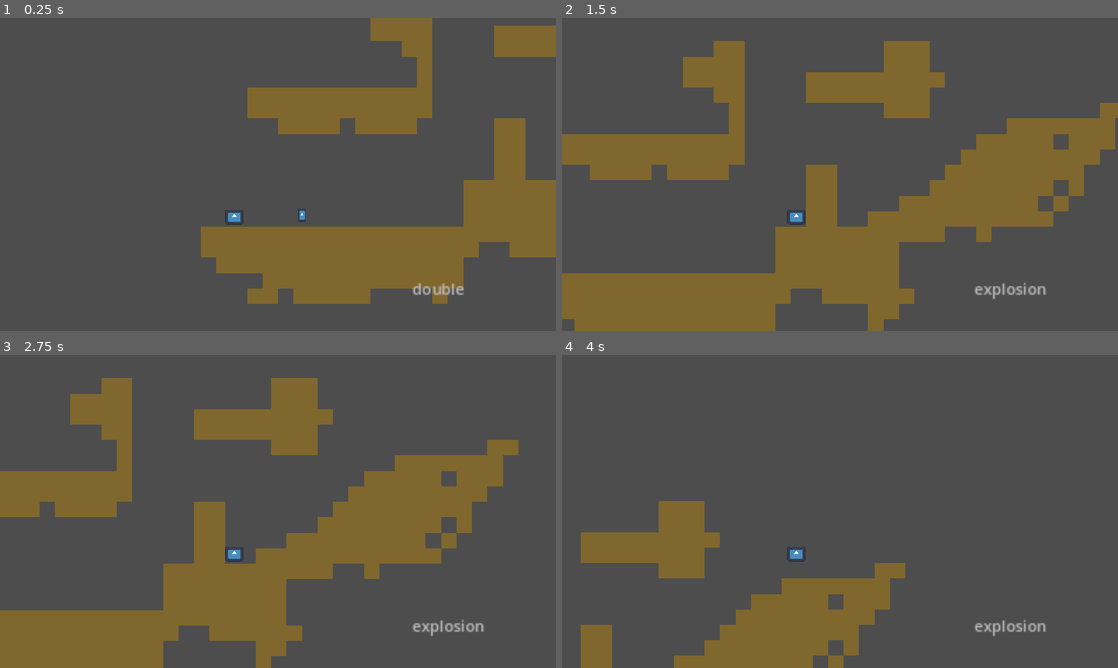
Above: before the commit, frames 1-4 (two rows, left to right).
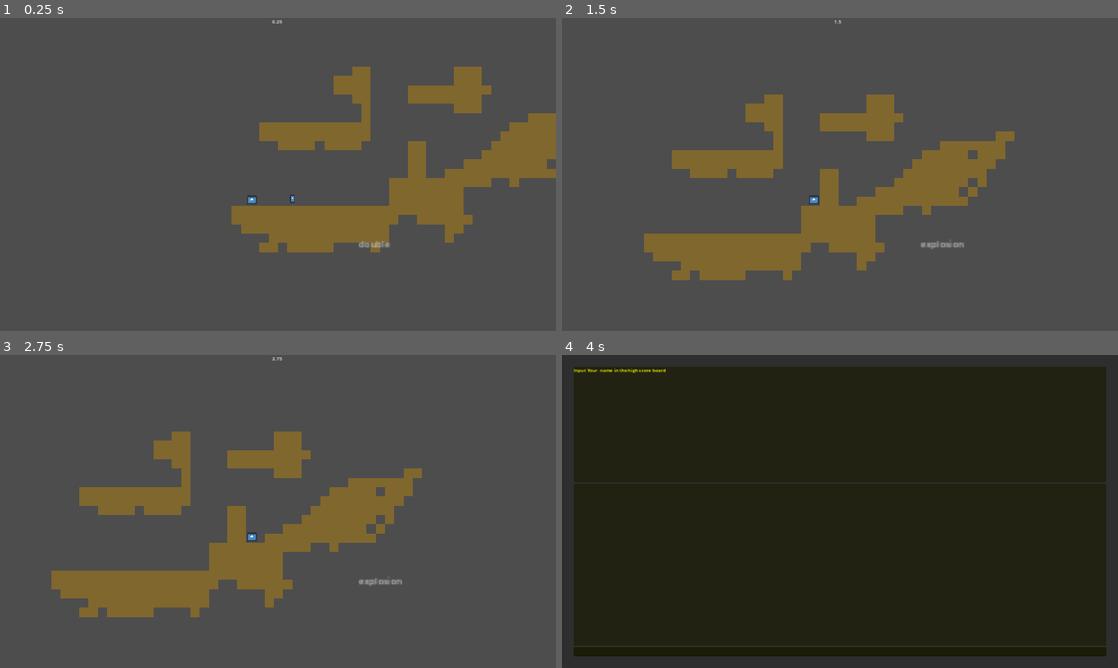
Above: after the commit, the same moments.

Repository: rawardi/MarchSosegamjamKaputt
Game: Godot game, scene res://Scenes/level_1.tscn
Same seed, same stepped clock (60 frames per second), same inputs: the game is played once before the commit and once after it. The engine's default icon, where the game draws it, is replaced by a stand-in: a white triangle on a blue panel in a dark square.
Inputs (mouse positions are in pixels of both pictures, inside the frame that each line leads up to):
- Up to frame 1 (0.25 s): no input
- Up to frame 2 (1.5 s): tap Enter at 0.5 s; move the mouse to (962, 158) at 0.52 s; hold Right (ui_right) from 0.53 s (still down); click (962, 158) at 0.6 s; tap Up (ui_up) at 0.77 s; move the mouse to (728, 190) at 1.27 s; right-click (728, 190) at 1.35 s
- Up to frame 3 (2.75 s): tap Up (ui_up) at 1.52 s; move the mouse to (333, 442) at 2.02 s; release Right (ui_right) at 2.03 s; hold Left (ui_left) from 2.03 s (still down); tap Shift (use_card) at 2.1 s
- Up to frame 4 (4 s): tap Space at 2.75 s; move the mouse to (812, 574) at 2.77 s; release Left (ui_left) at 2.78 s; hold Right (ui_right) from 2.78 s (still down); click (812, 574) at 2.85 s; tap Up (ui_up) at 3.02, 3.77 s; move the mouse to (1006, 558) at 3.52 s; right-click (1006, 558) at 3.6 s

The runs differ from the first frame. In frame 1, 26% of the frame differs, in the area x 36-100%, y 0-92%; in frame 2, 35%; in frame 3, 31%; in frame 4, 100%, in the area x 0-100%, y 0-100%.

Commit message:
Ziel,leaderboard,timer

Diff:
--- a/new-game-project/Player.tscn
+++ b/new-game-project/Player.tscn
@@ -1,7 +1,7 @@
 [gd_scene load_steps=4 format=3 uid="uid://dses5w6sjpe2"]
 
 [ext_resource type="Texture2D" uid="uid://bky5jfk0ynfiw" path="res://icon.svg" id="1_4u5hd"]
-[ext_resource type="Script" path="res://player.gd" id="1_15r4l"]
+[ext_resource type="Script" path="res://Scripts/player.gd" id="1_15r4l"]
 
 [sub_resource type="RectangleShape2D" id="RectangleShape2D_y0j5y"]
 
--- /dev/null
+++ b/new-game-project/Scenes/Leaderboardtest.tscn
@@ -0,0 +1,73 @@
+[gd_scene load_steps=3 format=3 uid="uid://bdr4akk3xwn22"]
+
+[ext_resource type="Script" path="res://Scenes/leaderboardtest.gd" id="1_lx242"]
+
+[sub_resource type="Theme" id="Theme_pc5ar"]
+
+[node name="Node2D" type="Control"]
+layout_mode = 3
+anchors_preset = 15
+anchor_right = 1.0
+anchor_bottom = 1.0
+grow_horizontal = 2
+grow_vertical = 2
+script = ExtResource("1_lx242")
+metadata/_edit_use_anchors_ = true
+
+[node name="PanelContainer" type="PanelContainer" parent="."]
+layout_mode = 1
+anchors_preset = 15
+anchor_right = 1.0
+anchor_bottom = 1.0
+grow_horizontal = 2
+grow_vertical = 2
+metadata/_edit_use_anchors_ = true
+
+[node name="MarginContainer" type="MarginContainer" parent="PanelContainer"]
+modulate = Color(1, 1, 0, 1)
+layout_mode = 2
+theme = SubResource("Theme_pc5ar")
+theme_override_constants/margin_left = 40
+theme_override_constants/margin_top = 40
+theme_override_constants/margin_right = 40
+theme_override_constants/margin_bottom = 40
+
+[node name="VBoxContainer" type="VBoxContainer" parent="PanelContainer/MarginContainer"]
+layout_mode = 2
+alignment = 1
+
+[node name="PanelContainer" type="PanelContainer" parent="PanelContainer/MarginContainer/VBoxContainer"]
+custom_minimum_size = Vector2(400, 400)
+layout_mode = 2
+
+[node name="RichTextLabel" type="RichTextLabel" parent="PanelContainer/MarginContainer/VBoxContainer/PanelContainer"]
+layout_mode = 2
+text = "Input Your  name in the high score board"
+fit_content = true
+
+[node name="Output" type="PanelContainer" parent="PanelContainer/MarginContainer/VBoxContainer"]
+custom_minimum_size = Vector2(0, 30)
+layout_mode = 2
+size_flags_vertical = 3
+
+[node name="VBoxContainer" type="VBoxContainer" parent="PanelContainer/MarginContainer/VBoxContainer/Output"]
+clip_contents = true
+layout_mode = 2
+
+[node name="HBoxContainer" type="HBoxContainer" parent="PanelContainer/MarginContainer/VBoxContainer/Output/VBoxContainer"]
+layout_mode = 2
+size_flags_vertical = 3
+
+[node name="playername" type="Label" parent="PanelContainer/MarginContainer/VBoxContainer/Output/VBoxContainer/HBoxContainer"]
+layout_mode = 2
+
+[node name="Label" type="Label" parent="PanelContainer/MarginContainer/VBoxContainer/Output/VBoxContainer/HBoxContainer"]
+layout_mode = 2
+
+[node name="Input" type="PanelContainer" parent="PanelContainer/MarginContainer/VBoxContainer"]
+layout_mode = 2
+
+[node name="LineEdit" type="LineEdit" parent="PanelContainer/MarginContainer/VBoxContainer/Input"]
+layout_mode = 2
+
+[connection signal="text_submitted" from="PanelContainer/MarginContainer/VBoxContainer/Input/LineEdit" to="." method="_on_line_edit_text_submitted"]
--- /dev/null
+++ b/new-game-project/Scenes/Timer.tscn
@@ -0,0 +1,16 @@
+[gd_scene load_steps=2 format=3 uid="uid://cauonef4dchjo"]
+
+[ext_resource type="Script" path="res://Scenes/timer.gd" id="1_0tdgk"]
+
+[node name="CanvasLayer" type="CanvasLayer"]
+script = ExtResource("1_0tdgk")
+
+[node name="Label" type="Label" parent="."]
+anchors_preset = 5
+anchor_left = 0.5
+anchor_right = 0.5
+offset_left = -20.0
+offset_right = 20.0
+offset_bottom = 23.0
+grow_horizontal = 2
+text = "0.00"
--- /dev/null
+++ b/new-game-project/Scenes/Ziel.tscn
@@ -0,0 +1,14 @@
+[gd_scene load_steps=3 format=3 uid="uid://bwy6ct3ui8xc8"]
+
+[ext_resource type="Script" path="res://Scripts/ziel.gd" id="1_x6p2q"]
+
+[sub_resource type="CircleShape2D" id="CircleShape2D_pw22r"]
+radius = 13.0384
+
+[node name="Area2D" type="Area2D"]
+script = ExtResource("1_x6p2q")
+
+[node name="CollisionShape2D" type="CollisionShape2D" parent="."]
+shape = SubResource("CircleShape2D_pw22r")
+
+[connection signal="body_entered" from="." to="." method="_on_body_entered"]
--- a/new-game-project/Scenes/cards.tscn
+++ b/new-game-project/Scenes/cards.tscn
@@ -1,6 +1,6 @@
 [gd_scene load_steps=5 format=3 uid="uid://unfi7dw26ruy"]
 
-[ext_resource type="Script" path="res://cards.gd" id="1_0o4is"]
+[ext_resource type="Script" path="res://Scripts/cards.gd" id="1_0o4is"]
 [ext_resource type="Texture2D" uid="uid://bky5jfk0ynfiw" path="res://icon.svg" id="1_f54xn"]
 
 [sub_resource type="RectangleShape2D" id="RectangleShape2D_1vdyt"]
--- /dev/null
+++ b/new-game-project/Scenes/leaderboardtest.gd
@@ -0,0 +1,8 @@
+extends Control
+
+@onready var outputname= $PanelContainer/MarginContainer/VBoxContainer/Output/VBoxContainer/HBoxContainer/playername
+@onready var outputtime= $PanelContainer/MarginContainer/VBoxContainer/Output/VBoxContainer/HBoxContainer/Label
+func _on_line_edit_text_submitted(new_text: String) -> void:
+	outputname.set_text(new_text)
+	outputtime.set_text(Global.speed_runtime)
+	Global.speed_runtime=0
--- a/new-game-project/Scenes/level_1.tscn
+++ b/new-game-project/Scenes/level_1.tscn
@@ -1,8 +1,10 @@
-[gd_scene load_steps=6 format=4 uid="uid://ctinu3bban38j"]
+[gd_scene load_steps=8 format=4 uid="uid://ctinu3bban38j"]
 
 [ext_resource type="Texture2D" uid="uid://b7tsa8bimgbrc" path="res://Environment.png" id="1_och70"]
 [ext_resource type="PackedScene" uid="uid://dses5w6sjpe2" path="res://Player.tscn" id="2_8fnok"]
 [ext_resource type="PackedScene" uid="uid://unfi7dw26ruy" path="res://Scenes/cards.tscn" id="3_txwap"]
+[ext_resource type="PackedScene" uid="uid://cauonef4dchjo" path="res://Scenes/Timer.tscn" id="4_vn05a"]
+[ext_resource type="PackedScene" uid="uid://bwy6ct3ui8xc8" path="res://Scenes/Ziel.tscn" id="5_msfm4"]
 
 [sub_resource type="TileSetAtlasSource" id="TileSetAtlasSource_0s33i"]
 texture = ExtResource("1_och70")
@@ -71,3 +73,8 @@
 [node name="Area2D" parent="." instance=ExtResource("3_txwap")]
 position = Vector2(9, -12)
 cardtype = "double"
+
+[node name="CanvasLayer" parent="." instance=ExtResource("4_vn05a")]
+
+[node name="Area2D2" parent="." instance=ExtResource("5_msfm4")]
+position = Vector2(392, -159)
--- /dev/null
+++ b/new-game-project/Scenes/timer.gd
@@ -0,0 +1,18 @@
+extends CanvasLayer
+
+
+var time = Global.speed_runtime
+
+func _physics_process(delta):
+	time = float(time) + delta
+	update_ui()
+
+func update_ui():
+	# Format time with two decimal places
+	var formatted_time = str(time)
+	var decimal_index = formatted_time.find(".")
+
+	if decimal_index > 0:
+		formatted_time = formatted_time.left(decimal_index + 3)  # Take only two decimal places
+		Global.speed_runtime = formatted_time
+		$Label.text = formatted_time
--- /dev/null
+++ b/new-game-project/Scripts/Global/Global.gd
@@ -0,0 +1,3 @@
+extends Node
+
+var speed_runtime  = 0.00
--- /dev/null
+++ b/new-game-project/Scripts/ziel.gd
@@ -0,0 +1,8 @@
+extends Area2D
+
+@export var leaderboard = "res://Scenes/Leaderboardtest.tscn"
+
+func _on_body_entered(body: Node2D) -> void:
+	if body.name == "Player" :
+		var load=load(leaderboard)
+		get_tree().change_scene_to_packed(load)
--- a/new-game-project/project.godot
+++ b/new-game-project/project.godot
@@ -15,8 +15,14 @@
 config/features=PackedStringArray("4.3", "Forward Plus")
 config/icon="res://icon.svg"
 
+[autoload]
+
+Global="*res://Scripts/Global/Global.gd"
+
 [display]
 
+window/size/viewport_width=1920
+window/size/viewport_height=1080
 window/stretch/mode="canvas_items"
 
 [input]
--- a/new-game-project/test_timer.tscn
+++ b/new-game-project/test_timer.tscn
@@ -1,6 +1,6 @@
 [gd_scene load_steps=2 format=3 uid="uid://c7xpw8gobs6n1"]
 
-[ext_resource type="Script" path="res://timer.gd" id="1_thblc"]
+[ext_resource type="Script" path="res://Scripts/timer.gd" id="1_thblc"]
 
 [node name="Node2D" type="Node2D"]
 script = ExtResource("1_thblc")
Renamed: new-game-project/cards.gd -> new-game-project/Scripts/cards.gd
Renamed: new-game-project/player.gd -> new-game-project/Scripts/player.gd
Renamed: new-game-project/timer.gd -> new-game-project/Scripts/timer.gd
